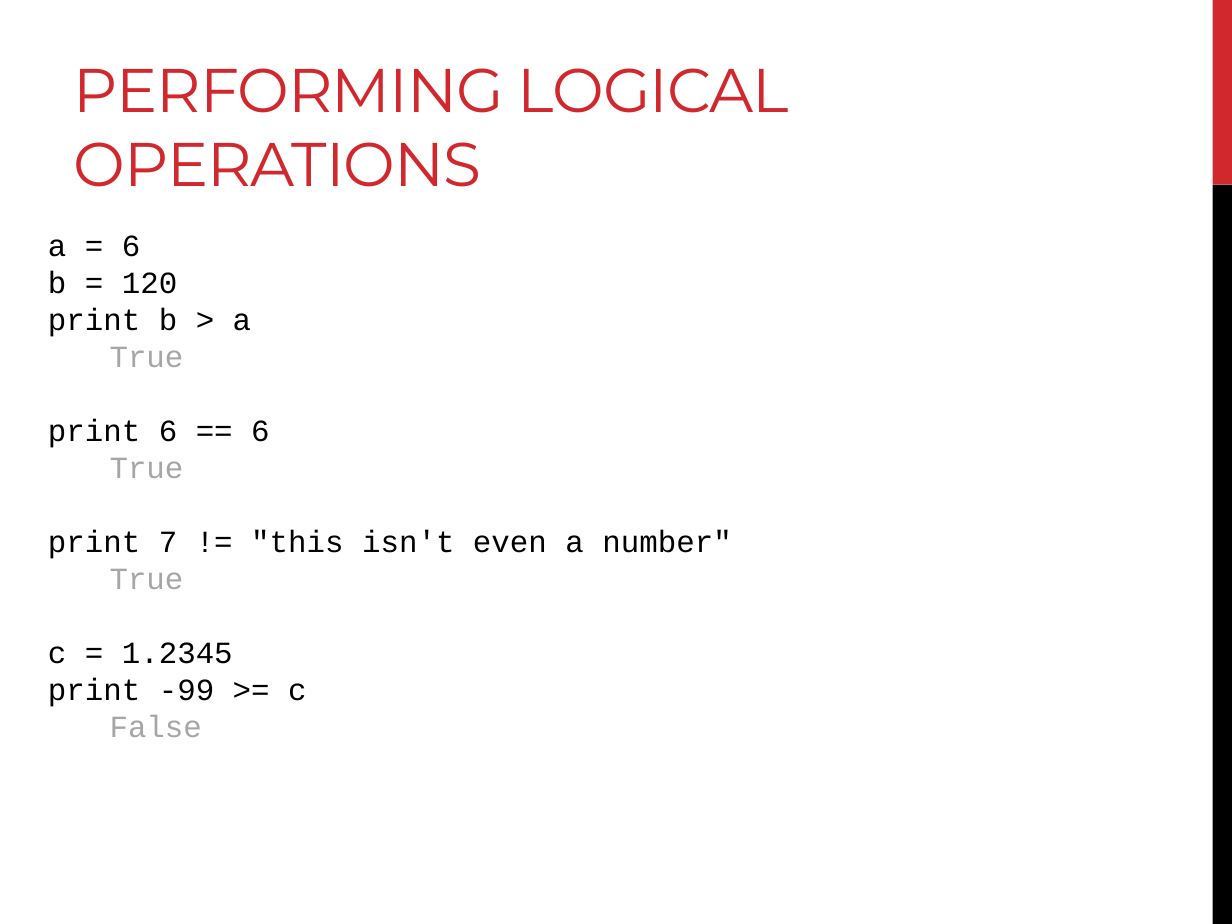
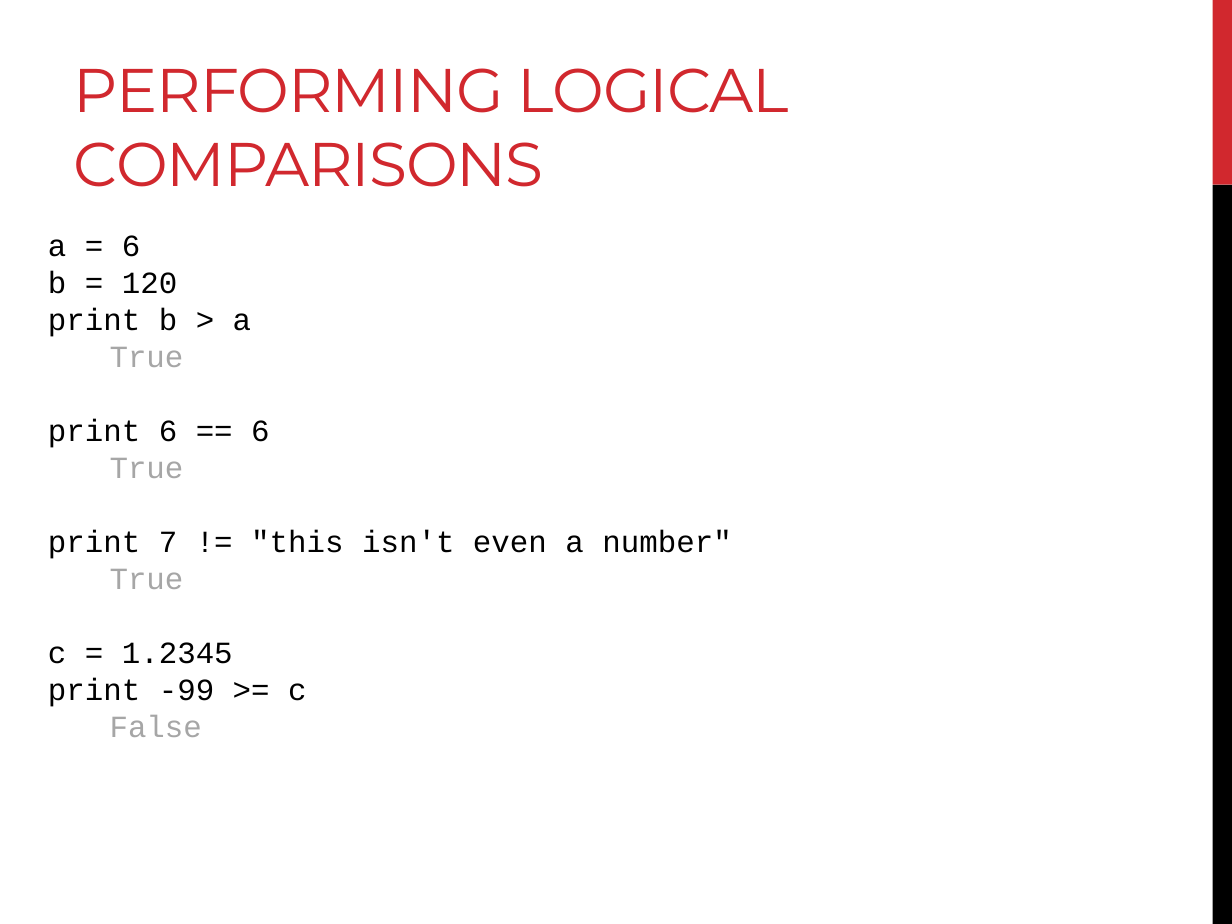
Before and after one commit to BjornFJohansson/ccbb_bigdata2015_python, a slide deck: slide 15 of slides/day2_slides.pptx (slide 10 before the commit). Drawn at 1232x924 pixels with LibreOffice and Linux fonts; fonts in the diff are those of the drawing. Boxes give left, top, right and bottom in pixels: in the first picture for what was removed or moved away, otherwise in the second. Text is boxed around its words. In the diff, an @@ line names an element or a change of style, - is before the commit and + after.

```diff
--- a/slides/day2_slides.pptx
+++ b/slides/day2_slides.pptx
@@ title at (74, 68, 789, 187): text changed @@
-PERFORMING LOGICAL OPERATIONS
+PERFORMING LOGICAL COMPARISONS
```
Also in this commit, not shown: 3 other slides changed, 5 slides added, 7 other files.
